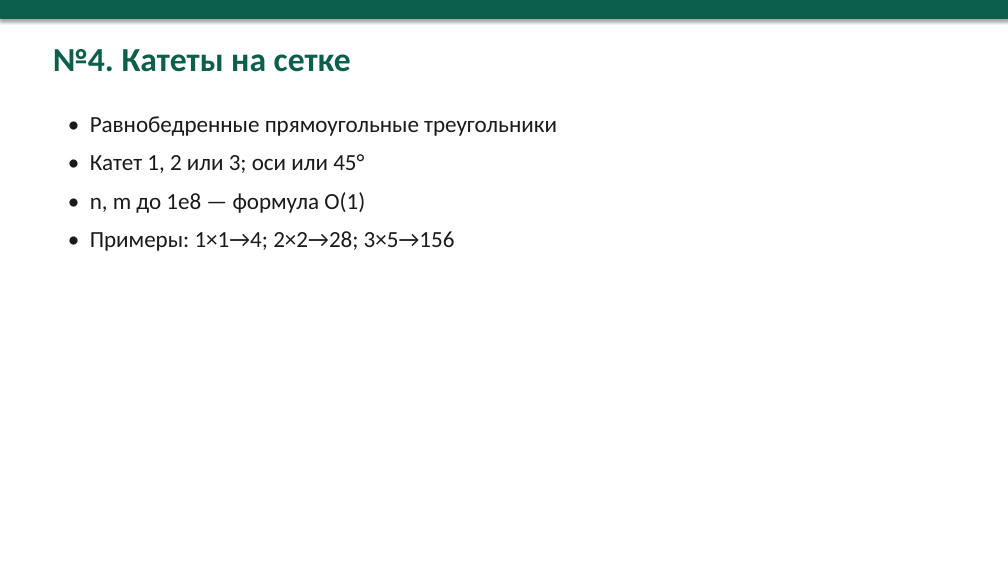
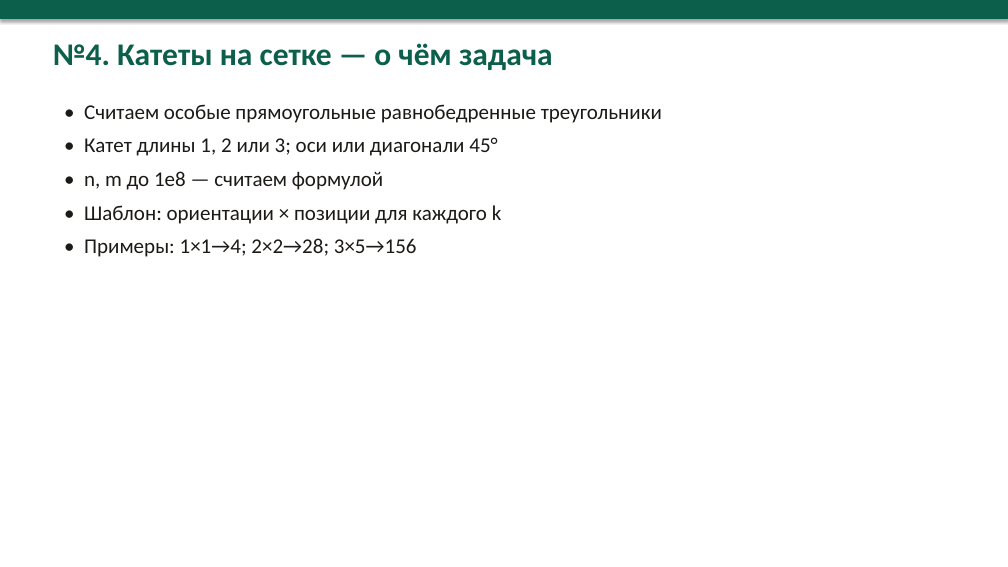
Before and after one commit to NastyaKL95/plan, a slide deck: slide 5 of informatika-mun-26-27/office/Prezentaciya_zadaniya_komplekt.pptx. Drawn at 1008x567 pixels with LibreOffice and Linux fonts; fonts in the diff are those of the drawing. Boxes give left, top, right and bottom in pixels: in the first picture for what was removed or moved away, otherwise in the second. Text is boxed around its words. In the diff, an @@ line names an element or a change of style, - is before the commit and + after.

```diff
--- a/informatika-mun-26-27/office/Prezentaciya_zadaniya_komplekt.pptx
+++ b/informatika-mun-26-27/office/Prezentaciya_zadaniya_komplekt.pptx
@@ text at box(53, 43, 553, 70): text changed; size 32 to 30 pt @@
-№4. Катеты на сетке
+№4. Катеты на сетке — о чём задача
@@ text "• Считаем особые прямоугольные равнобедренные ...": place and size @@
-text "• Считаем особые прямоугольные равнобедренные ..." at box(90, 116, 557, 251)
+text "• Считаем особые прямоугольные равнобедренные ..." at box(84, 104, 662, 257)
@@ text at box(84, 104, 662, 224): text changed; size 22 to 20 pt @@
-• Равнобедренные прямоугольные треугольники
-• Катет 1, 2 или 3; оси или 45°
-• n, m до 1e8 — формула O(1)
+• Считаем особые прямоугольные равнобедренные треугольники
+• Катет длины 1, 2 или 3; оси или диагонали 45°
+• n, m до 1e8 — считаем формулой
+• Шаблон: ориентации × позиции для каждого k
@@ text at box(84, 238, 417, 257): size 22 to 20 pt in "• Примеры: 1×1→4; 2×2→28; 3×5→156"; less space between paragraphs @@
```
Also in this commit, not shown: 4 other slides changed, 13 other files.
